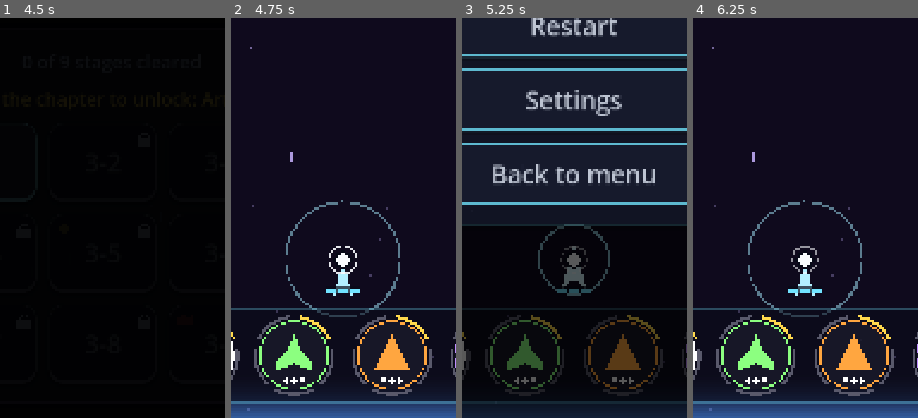
Above: before the commit, frames 1-4 (left to right).
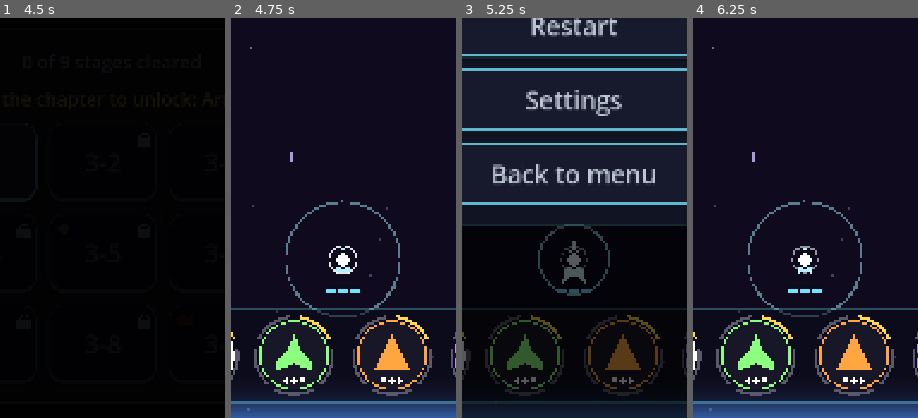
Above: after the commit, the same moments.

Repository: GDPonsoni/Nucleon-Squad-3D
Game: Godot game, scene res://scenes/menu.tscn
Same seed, same stepped clock (60 frames per second), same inputs: the game is played once before the commit and once after it.
Inputs (mouse positions are % of the whole screen's width and height, from its top left):
- Up to frame 1 (4.5 s): click "Play" at 0.5 s; move the mouse to (72, 45) at 1.27 s; hold Right (ui_right) 1.28-2 s; click (72, 45) at 1.42 s; click (13, 25) at 2.02 s; click (87, 24) at 2.75 s; click (87, 25) at 3.52 s; click (21, 68) at 4.25 s
- Up to frame 2 (4.75 s): no input
- Up to frame 3 (5.25 s): click (90, 9) at 5 s
- Up to frame 4 (6.25 s): click "Restart" at 5.75 s
The pictures show only the part of the screen within x 25-75%, y 50-100%; the shares and areas given below are measured in that part.

Frame 1 is identical in both runs. In frame 2, 0.3% of the frame differs, in the area x 45-55%, y 57-70%; in frame 3, 0.2%; in frame 4, 0.3%.

Commit message:
feat(player): corpo nasce e recolhe no núcleo; auxiliar sai e volta da formação animada
Co-Authored-By: Claude Sonnet 5.5 <noreply@anthropic.com>

Diff:
--- a/scripts/core/params.gd
+++ b/scripts/core/params.gd
@@ -227,15 +227,12 @@
 var body_rebuild_seconds: float = 0.35
 # --- Animações de nave (entrada, saída por troca, quebra) ---
 var anim_intensity: float = 1.0  # multiplica deslocamentos e brilhos de todas as animações de nave (0 = sem)
-var entry_slide_distance: float = 90.0  # o corpo novo sobe de baixo até a posição
-var entry_start_scale: float = 0.35
+var entry_start_scale: float = 0.0  # o corpo novo nasce do núcleo e cresce
 var entry_glow_alpha: float = 0.75  # brilho branco no meio da entrada
 var entry_ring_scale: float = 1.9  # anel que converge para a nave (x altura da nave)
 var body_fx_pool_size: int = 8
-var exit_seconds: float = 0.3  # saída por troca voluntária: sobe, afina e se dissolve
-var exit_slide_distance: float = 130.0
-var exit_end_scale_x: float = 0.25
-var exit_end_scale_y: float = 1.25
+var exit_seconds: float = 0.3  # saída por troca voluntária: o corpo recolhe de volta para o núcleo
+var exit_spin: float = 2.5  # rad de giro enquanto recolhe (x intensidade)
 var break_seconds: float = 0.75  # perda: o corpo se parte em pedaços que giram e somem
 var break_speed_min: float = 160.0
 var break_speed_max: float = 420.0
@@ -287,6 +284,11 @@
 var companion_follow_rate: float = 9.0  # quão rápido acompanha a nave (maior = mais grudada)
 var companion_side_margin: float = 230.0  # perto da borda, passa para o outro lado
 var companion_alpha: float = 0.9
+var companion_retreat_offset: Vector2 = Vector2(34.0, 18.0)  # sem nave principal, recolhe para junto do núcleo
+var companion_retreat_scale: float = 0.6
+var companion_retreat_rate: float = 4.5  # quão rápido sai/volta da formação (1/s)
+var companion_roll: float = 0.5  # rad de inclinação durante o voo de saída/retorno (x intensidade)
+var companion_arrive_pulse_seconds: float = 0.3
 
 # --- Projéteis do jogador ---
 var player_bullet_pool_size: int = 160
--- a/scripts/player/body_fx.gd
+++ b/scripts/player/body_fx.gd
@@ -74,17 +74,15 @@
 
 func _draw_exit(t: float) -> void:
 	var k: float = Params.anim_intensity
-	var e: float = ease(t, -2.0)  # começa devagar e acelera para cima
-	var scale_v := Vector2(lerpf(1.0, Params.exit_end_scale_x, e), lerpf(1.0, Params.exit_end_scale_y, e))
-	var offset := Vector2(0.0, -Params.exit_slide_distance * k * e)
-	draw_set_transform(offset, 0.0, scale_v)
-	var fade: float = 1.0 - t
+	var e: float = ease(t, -2.0)  # começa devagar e acelera para dentro do núcleo
+	draw_set_transform(Vector2.ZERO, Params.exit_spin * k * e, Vector2.ONE * (1.0 - e))
+	var fade: float = 1.0 - t * t
 	draw_colored_polygon(_points, Color(_color.lightened(0.3 * t), fade))
-	# Brilho branco no início da saída
-	draw_colored_polygon(_points, Color(1.0, 1.0, 1.0, maxf(0.0, 0.6 - t * 1.5) * k))
+	draw_colored_polygon(_points, Color(1.0, 1.0, 1.0, sin(t * PI) * 0.6 * minf(k, 1.0)))
 	draw_set_transform(Vector2.ZERO, 0.0, Vector2.ONE)
-	# Anel fino que sobe junto
-	draw_arc(offset * 0.5, Params.ship_size.y * (0.4 + 0.6 * t), 0.0, TAU, 32, Color(_color.lightened(0.4), fade * 0.6 * k), 4.0)
+	# Anel que converge para o núcleo
+	var ring: float = Params.ship_size.y * lerpf(0.9, 0.2, e)
+	draw_arc(Vector2.ZERO, ring, 0.0, TAU, 32, Color(_color.lightened(0.4), (1.0 - t) * 0.7 * minf(k, 1.0)), 4.0)
 
 
 func _draw_break(t: float) -> void:
--- a/scripts/player/companion.gd
+++ b/scripts/player/companion.gd
@@ -12,6 +12,8 @@
 var _player: Player
 var _pulse_left: float = 0.0
 var _side: float = -1.0  # -1 = à esquerda da nave, 1 = à direita
+var _away: float = 0.0  # 0 = na formação, 1 = recolhida junto do núcleo (sem nave principal)
+var _arrive_left: float = 0.0
 
 
 func setup(data: BodyData, context: CombatContext) -> void:
@@ -44,23 +46,33 @@
 		_side = 1.0
 	elif _player.position.x > rect.end.x - Params.companion_side_margin:
 		_side = -1.0
+	# Sem corpo na nave principal (aguardando a escolha), a auxiliar recolhe e não atira
+	var active: bool = always_active or _player.body != null
+	var was_away: float = _away
+	_away = move_toward(_away, 0.0 if active else 1.0, Params.companion_retreat_rate * delta)
+	if was_away > 0.0 and _away <= 0.0:
+		_arrive_left = Params.companion_arrive_pulse_seconds
+	_arrive_left = maxf(_arrive_left - delta, 0.0)
 	var weight: float = 1.0 - exp(-Params.companion_follow_rate * delta)
 	position = position.lerp(_goal(), weight)
-	# Sem corpo na nave principal (aguardando a escolha), a auxiliar não atira
-	var active: bool = always_active or _player.body != null
 	if mount.is_active() != active:
 		mount.set_active(active)
-	modulate.a = Params.companion_alpha if active else Params.companion_alpha * 0.4
+	modulate.a = lerpf(Params.companion_alpha, Params.companion_alpha * 0.4, _away)
 	queue_redraw()
 
 
 func _goal() -> Vector2:
-	return _player.position + Vector2(Params.companion_offset.x * _side, Params.companion_offset.y)
+	var formation := Vector2(Params.companion_offset.x * _side, Params.companion_offset.y)
+	var retreat := Vector2(Params.companion_retreat_offset.x * _side, Params.companion_retreat_offset.y)
+	return _player.position + formation.lerp(retreat, ease(_away, -1.8))
 
 
 ## Corpo pequeno com contorno escuro e sem núcleo: só a nave principal tem núcleo (e hitbox).
 func _draw() -> void:
 	var size: Vector2 = Params.ship_size * Params.companion_scale
+	# Inclina durante o voo de saída/retorno e encolhe ao recolher
+	var roll: float = sin(_away * PI) * Params.companion_roll * Params.anim_intensity * -_side
+	draw_set_transform(Vector2.ZERO, roll, Vector2.ONE * lerpf(1.0, Params.companion_retreat_scale, _away))
 	var points := PackedVector2Array()
 	for point in body.shape:
 		points.append(point * size)
@@ -69,6 +81,9 @@
 	draw_colored_polygon(points, body.color)
 	draw_polyline(outline, Params.nucleus_outline_color, 3.0)
 	_draw_level(size)
+	if _arrive_left > 0.0:
+		var u: float = 1.0 - _arrive_left / Params.companion_arrive_pulse_seconds
+		draw_arc(Vector2.ZERO, size.y * (0.5 + u * 0.9), 0.0, TAU, 32, Color(Params.companion_powerup_color, 1.0 - u), 4.0)
 	if _pulse_left > 0.0:
 		var t: float = 1.0 - _pulse_left / Params.level_up_pulse_seconds
 		draw_arc(Vector2.ZERO, size.y * (0.5 + t * Params.level_up_pulse_growth), 0.0, TAU, 40,
--- a/scripts/player/player.gd
+++ b/scripts/player/player.gd
@@ -141,14 +141,13 @@
 		draw_arc(Vector2.ZERO, radius, 0.0, TAU, 48, Color(_pulse_color, 1.0 - t), Params.level_up_pulse_width * (1.0 - t * 0.5))
 
 
-## Entrada do corpo: sobe de baixo crescendo (com um leve excesso), com brilho e um anel que converge.
+## Entrada do corpo: nasce do núcleo crescendo (com um leve excesso), com brilho e um anel que converge.
 func _draw_body() -> void:
 	var k: float = Params.anim_intensity
 	var grow: float = lerpf(Params.entry_start_scale, 1.0, _ease_out_back(_build)) if _build < 1.0 else 1.0
-	var offset := Vector2(0.0, Params.entry_slide_distance * k * (1.0 - ease(_build, 0.35)))
 	var points := PackedVector2Array()
 	for point in body.shape:
-		points.append(point * Params.ship_size * grow + offset)
+		points.append(point * Params.ship_size * grow)
 	draw_colored_polygon(points, body.color)
 	if _build < 1.0:
 		var glow: float = sin(_build * PI) * Params.entry_glow_alpha * minf(k, 1.0)
